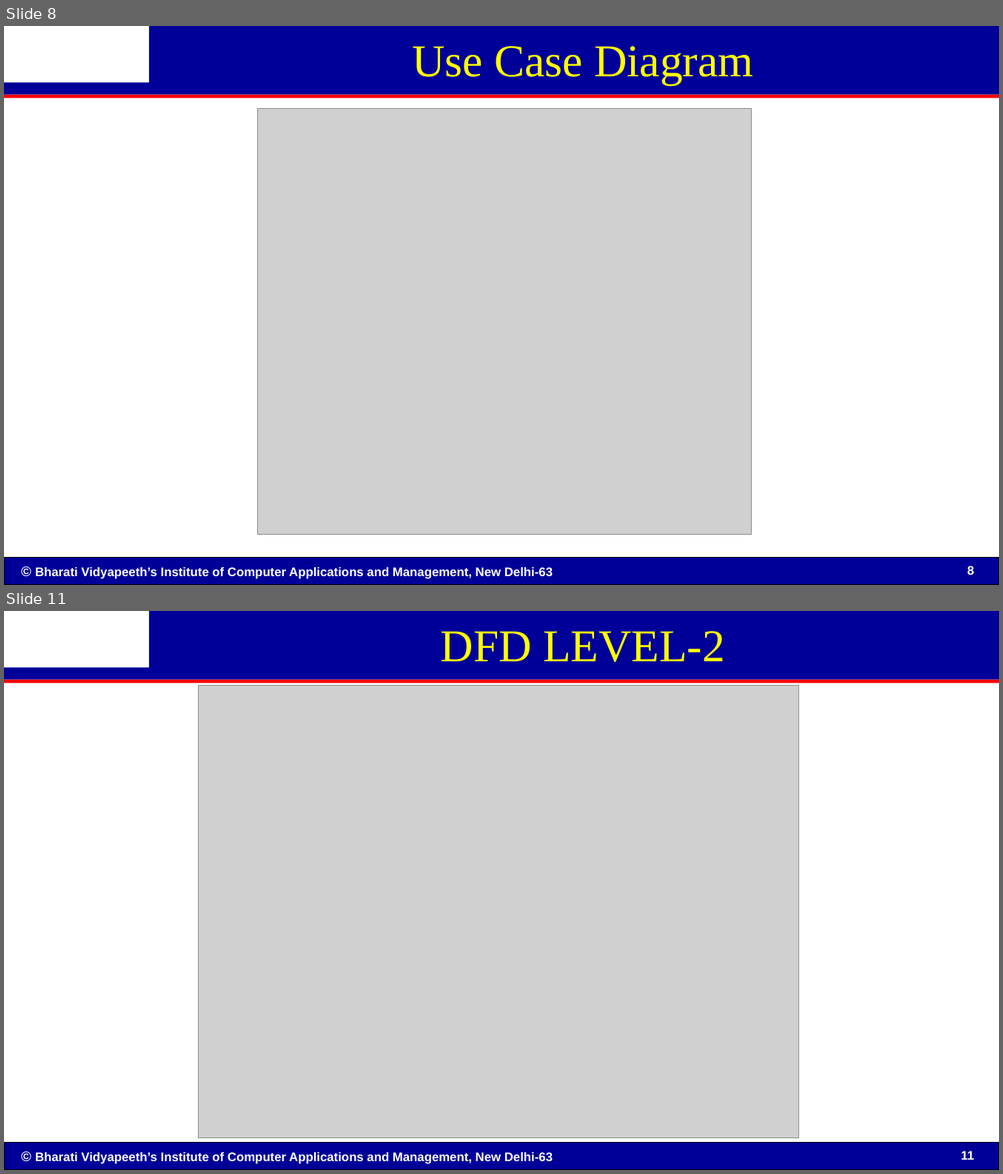
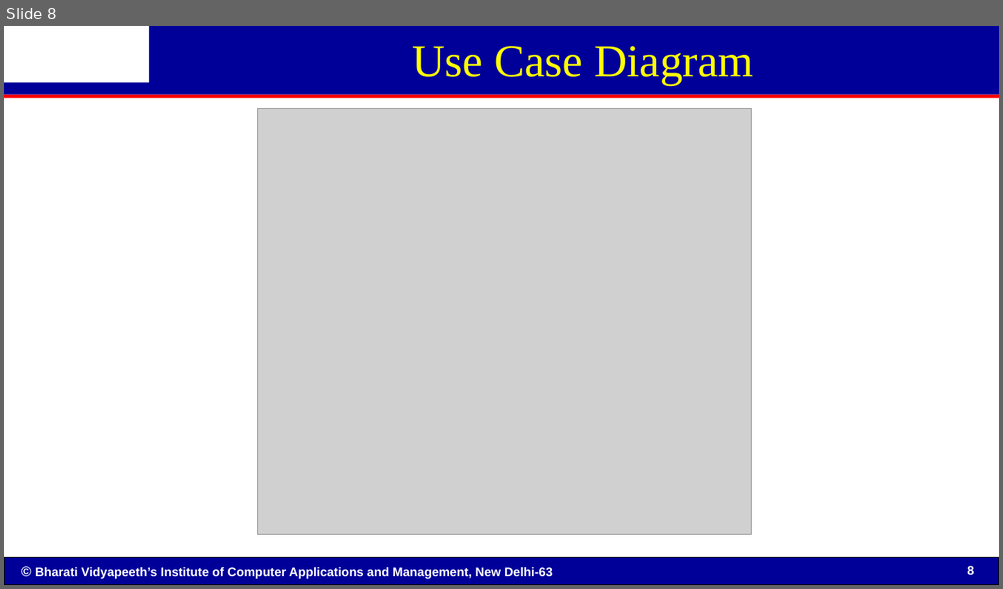
Before and after one commit to TMHORNET/indiacom-updates, a slide deck: indiacom.pptx. Shown one above the other, each under a label of ours: slides 8 and 11 before the commit, slide 8 after it; the slides between them are not shown. The pictures are 1003x1174 and 1003x589 pixels, drawn with LibreOffice and Linux fonts; fonts in the diff are those of the drawing; grey boxes stand for pictures; background and template pictures are left out. Boxes give left, top, right and bottom in pixels: in the first picture for what was removed or moved away, otherwise in the second. Text is boxed around its words. In the diff, an @@ line names an element or a change of style, - is before the commit and + after.

```diff
--- a/indiacom.pptx
+++ b/indiacom.pptx
@@ slide 11 removed at [4,611,999,1170], background #FFFFFF; not listed: 8 template elements that a slide beside it also shows @@
@@ title removed at [441,631,725,662] @@
-DFD LEVEL-2
@@ picture removed at [199,686,800,1139] @@
```
Also in this commit, not shown: 9 slides changed, 1 slide added, 1 other slide removed, 3 other files.
